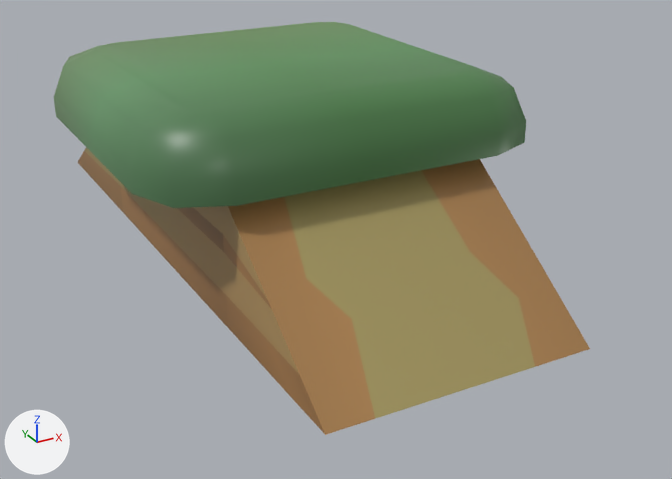
Before and after pictures for a commit that changed the FBX model Assets/Models/Platform_4.fbx.
The view is the same before and after, from a 50 mm lens placed at (-6.71, -14.28, 6.88), pointed at (0.64, -0.91, 0.2). The lights are fixed; the arrows at lower left show +X, +Y and +Z. Where no turn or scale is listed for an object, it has been applied to the vertices.

Objects in the first picture: 'Platform_4'.
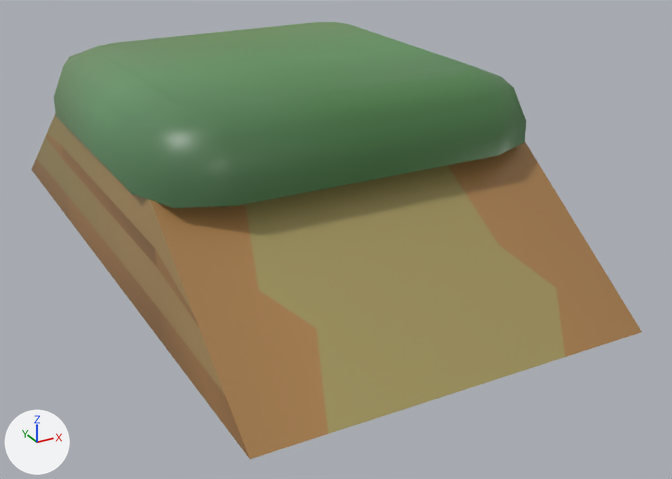
Location of each change, [x1, y1, x2, y2] in pixels of the pictures (672 x 479 px; the box of a moved part takes in the faces that stretch with it):
'Platform_4', reshaped (14% wider)
    before: [54, 22, 590, 435]
    after: [31, 22, 642, 459]
part 1 of me_cube_022, moved or reshaped
    before: [78, 147, 590, 435]
    after: [31, 113, 642, 459]

Diff of the bpy script that builds the scene:
```diff
--- a/Assets/Models/Platform_4.fbx.py
+++ b/Assets/Models/Platform_4.fbx.py
@@ me_cube_022 @@
 me_cube_022.from_pydata(...)  # 100 vertices, 72 faces; spans x -3.33..3.33, y -5.76..6.12, z 0.0..3.34
 # used by ob_platform_4; location = (0.0, 0.0, 0.0)
+# me_cube_022 part 1: the loose piece of 52 vertices spanning x -2.18..2.18, y -5.76..6.12, z 0.0..2.23 is scaled about its middle by (1.47, 1, 1)
 me_cube_022.materials.append(mat_atlas)
```
